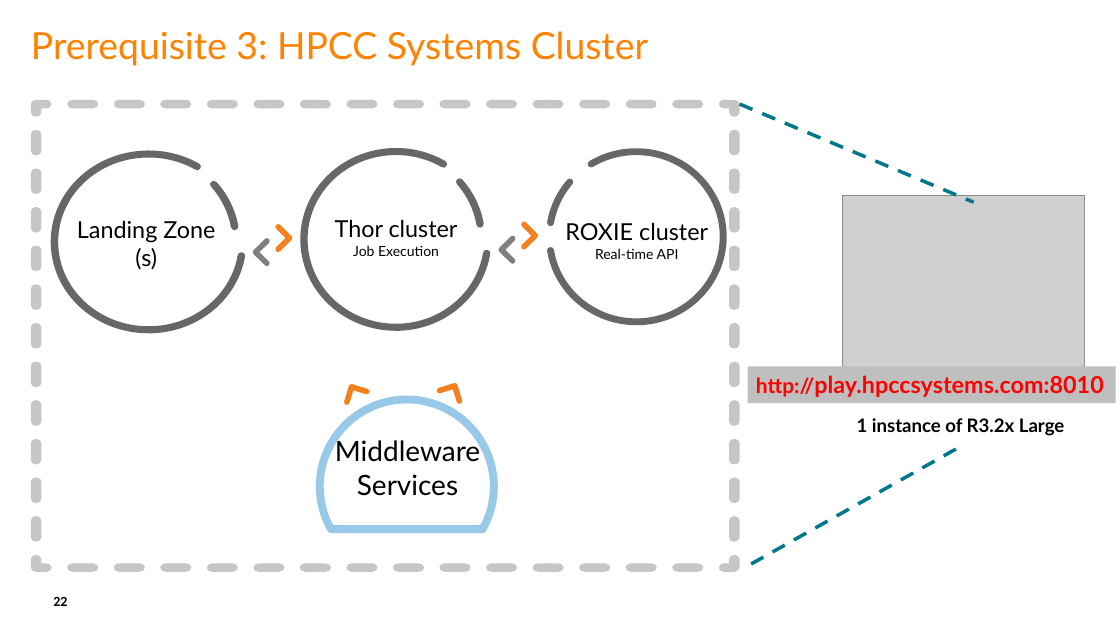
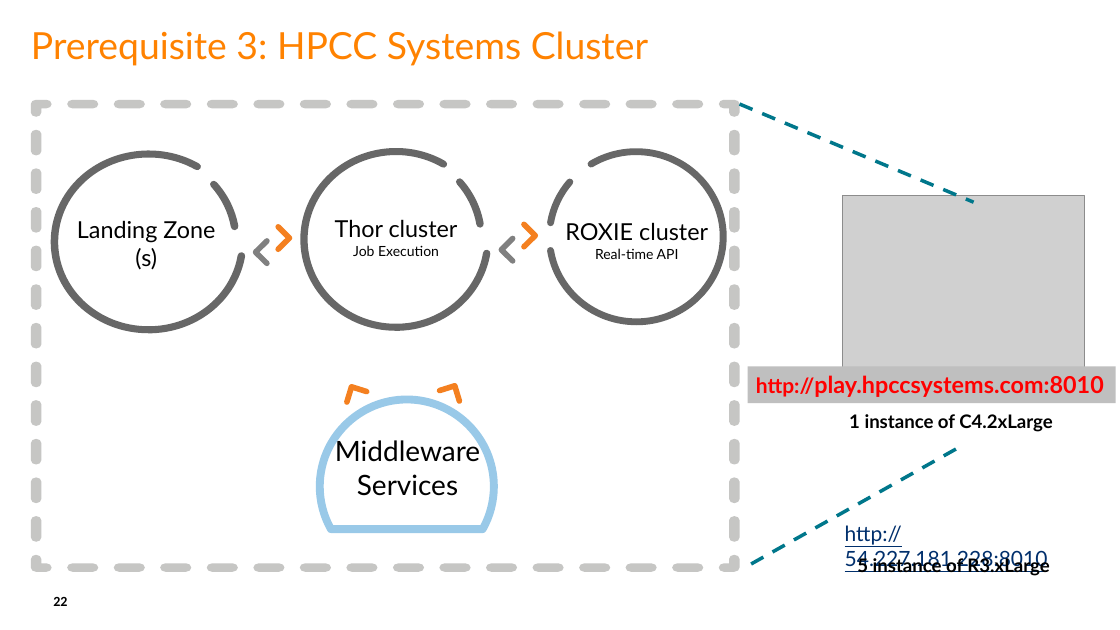
Before and after one commit to hpcc-systems/Solutions-ECL-Training, a slide deck: slide 22 of Taxi_Tutorial/Data_Lake_NYC_Taxi_Data.pptx. Drawn at 1120x630 pixels with LibreOffice and Linux fonts; fonts in the diff are those of the drawing; grey boxes stand for pictures. Boxes give left, top, right and bottom in pixels: in the first picture for what was removed or moved away, otherwise in the second. Text is boxed around its words. In the diff, an @@ line names an element or a change of style, - is before the commit and + after.

Commit message:
Update

```diff
--- a/Taxi_Tutorial/Data_Lake_NYC_Taxi_Data.pptx
+++ b/Taxi_Tutorial/Data_Lake_NYC_Taxi_Data.pptx
@@ text at [849,414,1053,432]: text changed @@
-1 instance of R3.2x Large
+1 instance of C4.2xLarge
@@ text added at [845,525,1048,571], 18 pt, text #002F6C, underline @@
+  http://54.227.181.228:8010
@@ text added at [857,556,1049,576], 16 pt, text #000000, bold @@
+5 instance of R3.xLarge
```
Also in this commit, not shown: 1 other slide changed.
